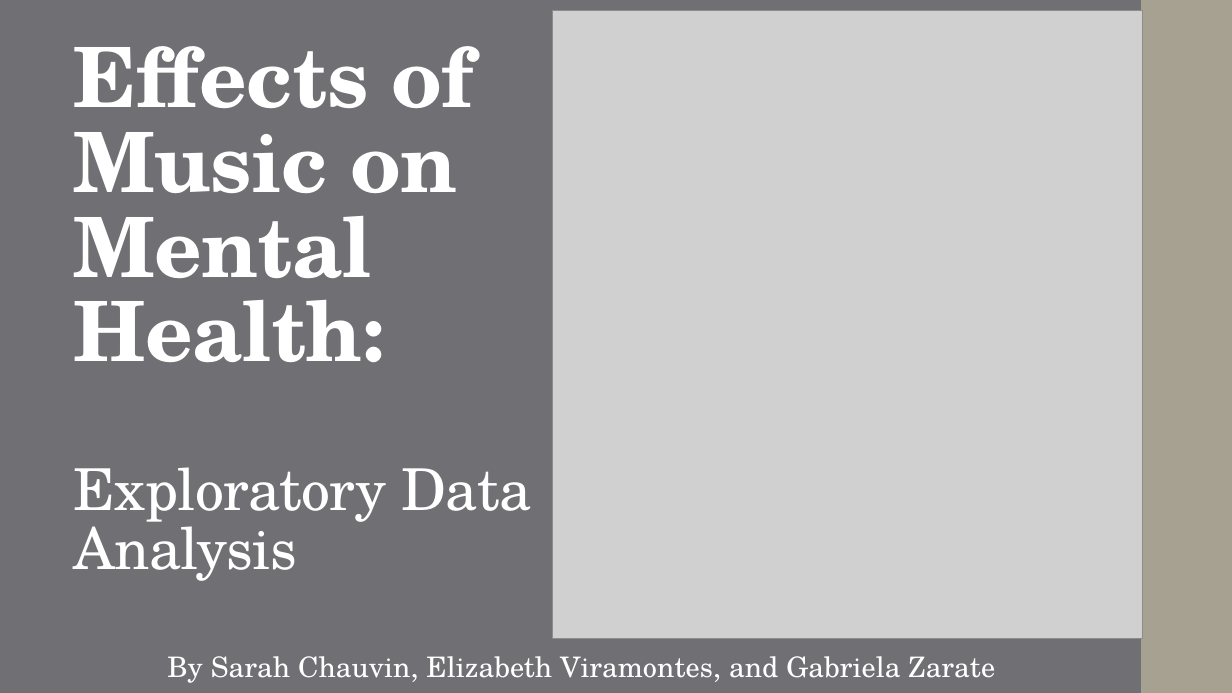
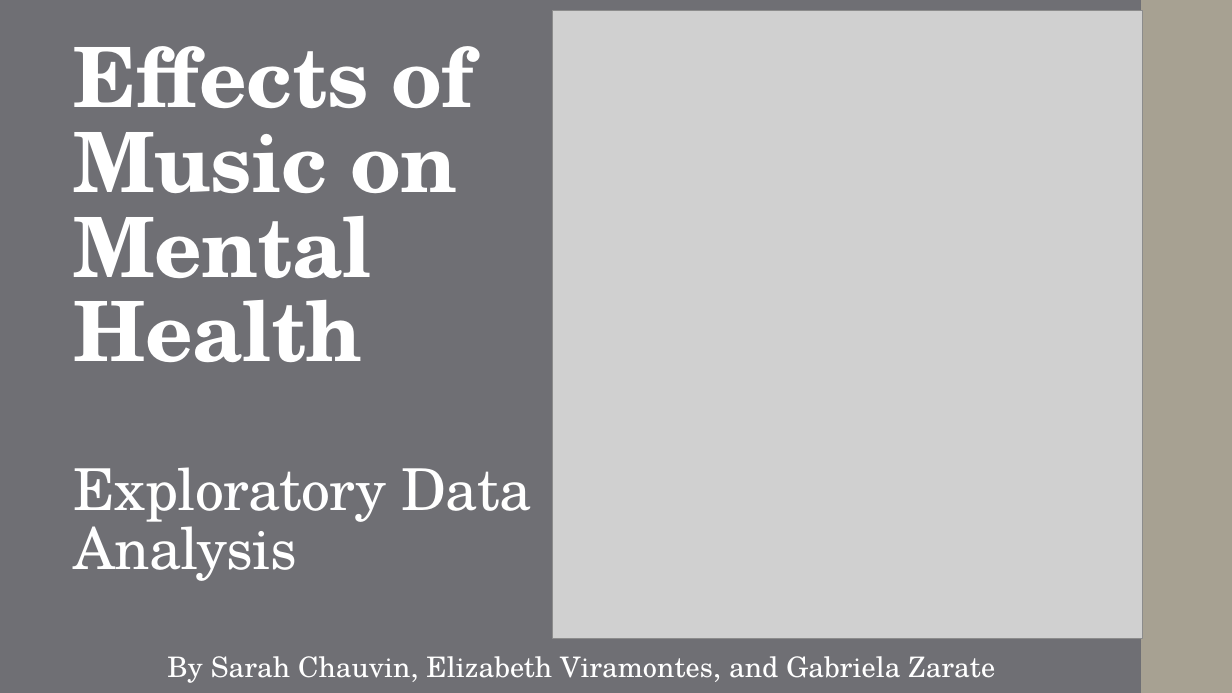
Before and after one commit to TheWizler/project1_group_10, a slide deck: slide 1 of Sarah's_work/Project 1 Presentation.pptx. Drawn at 1232x693 pixels with LibreOffice and Linux fonts; fonts in the diff are those of the drawing; grey boxes stand for pictures. Boxes give left, top, right and bottom in pixels: in the first picture for what was removed or moved away, otherwise in the second. Text is boxed around its words. In the diff, an @@ line names an element or a change of style, - is before the commit and + after.

```diff
--- a/Sarah's_work/Project 1 Presentation.pptx
+++ b/Sarah's_work/Project 1 Presentation.pptx
@@ title at [74,46,532,581]: text changed @@
-Effects of Music on Mental Health:
-Exploratory Data Analysis
+Effects of Music on Mental Health
+Exploratory Data Analysis
```
Also in this commit, not shown: 3 other slides changed, 6 other files.
